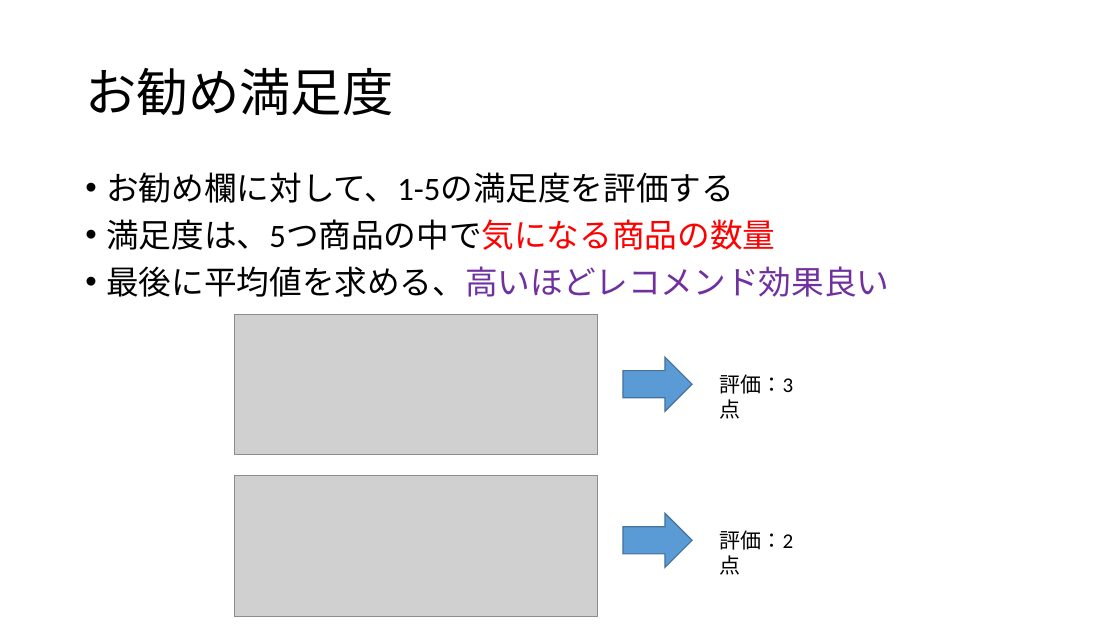
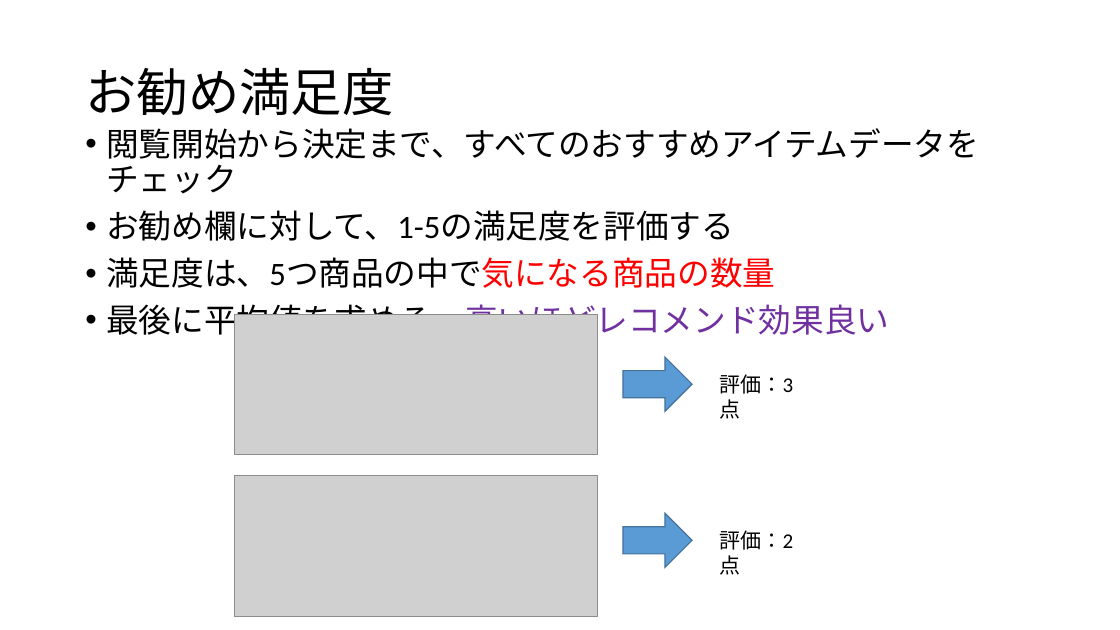
Before and after one commit to we333/m2_paper, a slide deck: slide 6 of ユーザーテスト設計.pptx. Drawn at 1120x630 pixels with LibreOffice and Linux fonts; fonts in the diff are those of the drawing; grey boxes stand for pictures. Boxes give left, top, right and bottom in pixels: in the first picture for what was removed or moved away, otherwise in the second. Text is boxed around its words. In the diff, an @@ line names an element or a change of style, - is before the commit and + after.

```diff
--- a/ユーザーテスト設計.pptx
+++ b/ユーザーテスト設計.pptx
@@ text "閲覧開始から決定まで、すべてのおすすめアイテムデータをチェック": place and size @@
-text "閲覧開始から決定まで、すべてのおすすめアイテムデータをチェック" at [106, 172, 889, 297]
+text "閲覧開始から決定まで、すべてのおすすめアイテムデータをチェック" at [106, 128, 979, 340]
@@ text at [106, 128, 979, 194]: paragraph added @@
+• 閲覧開始から決定まで、すべてのおすすめアイテムデータをチェック
```
Also in this commit, not shown: 2 other slides changed, 2 other files.
